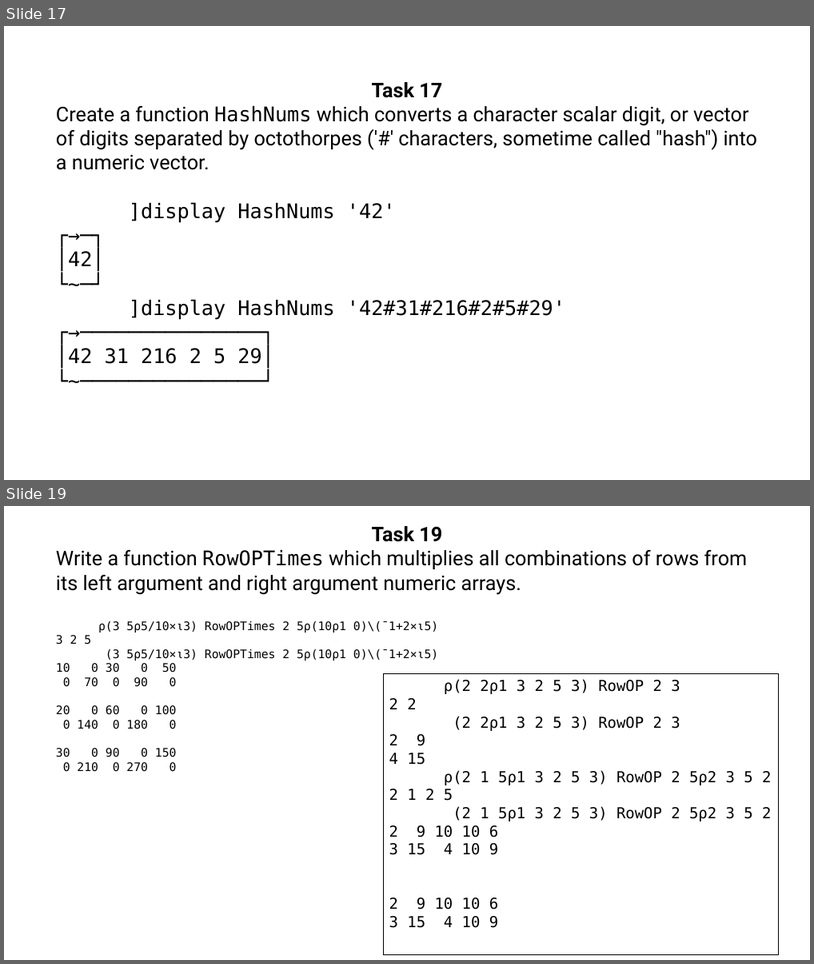
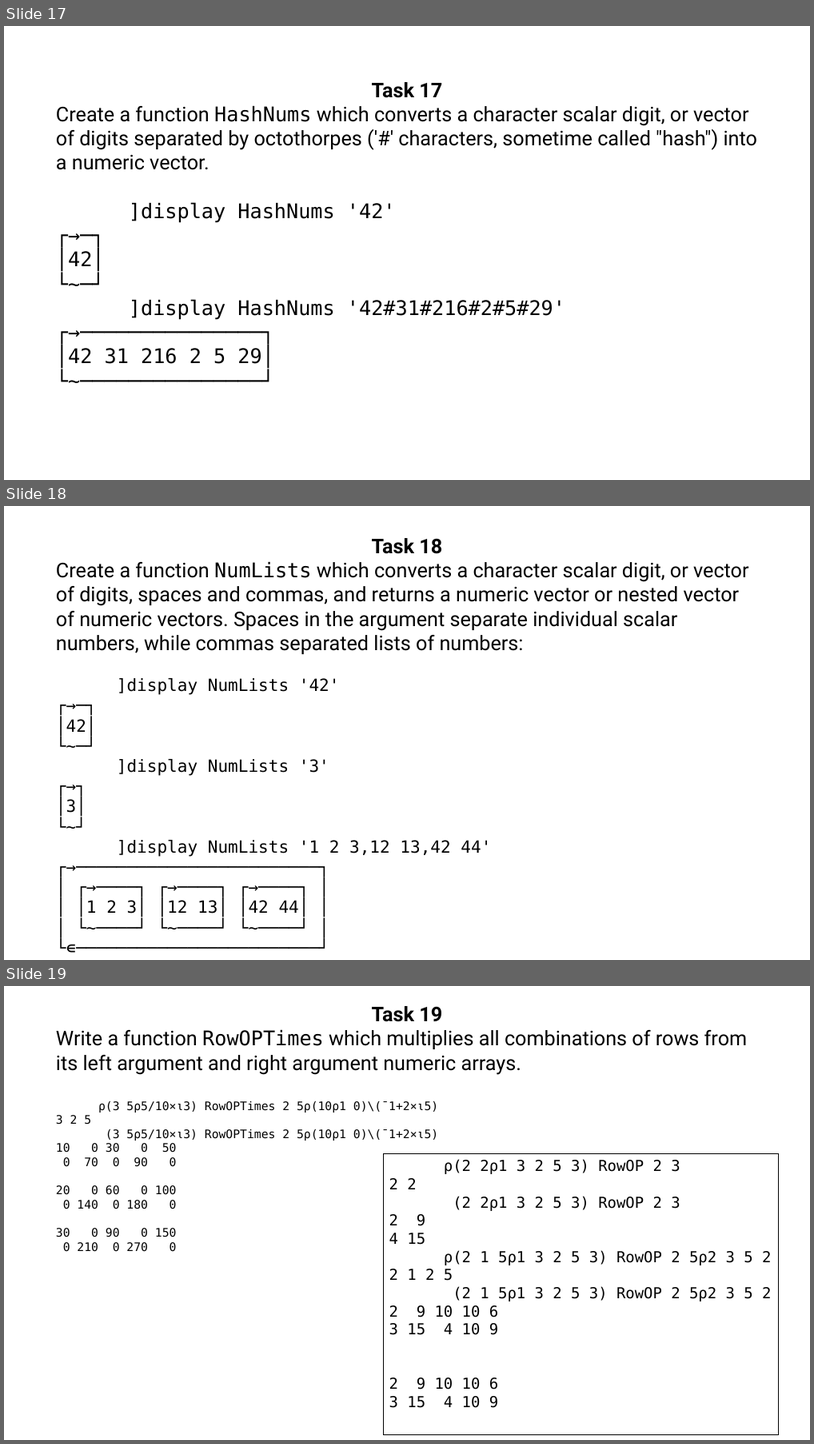
Before and after one commit to abrudz/tasks, a slide deck: tasks8.pptx. Shown one above the other, each under a label of ours: slides 17 and 19 before the commit, slides 17, 18 and 19 after it; the slides between them are not shown. The pictures are 814x964 and 814x1444 pixels, drawn with LibreOffice and Linux fonts; fonts in the diff are those of the drawing. Boxes give left, top, right and bottom in pixels: in the first picture for what was removed or moved away, otherwise in the second. Text is boxed around its words. In the diff, an @@ line names an element or a change of style, - is before the commit and + after.

```diff
--- a/tasks8.pptx
+++ b/tasks8.pptx
@@ slide 18 added at (4, 506, 810, 960), background #FFFFFF @@
@@ text added at (56, 538, 749, 916), 24 pt, text #000000 @@
+Task 18
+Create a function NumLists which converts a character scalar digit, or vector of digits, spaces and commas, and returns a numeric vector or nested vector of numeric vectors. Spaces in the argument separate individual scalar numbers, while commas separated lists of numbers:
+]display NumLists '42'
+┌→─┐
+│42│
+└~─┘
+]display NumLists '3'
+┌→┐
+│3│
+└~┘
+]display NumLists '1 2 3,12 13,42 44'
+┌→────────────────────────┐
+│ ┌→────┐ ┌→────┐ ┌→────┐ │
+│ │1 2 3│ │12 13│ │42 44│ │
+│ └~────┘ └~────┘ └~────┘ │
+└∊────────────────────────┘
```
Also in this commit, not shown: 2 other slides added, 3 slides removed, 1 other file.
